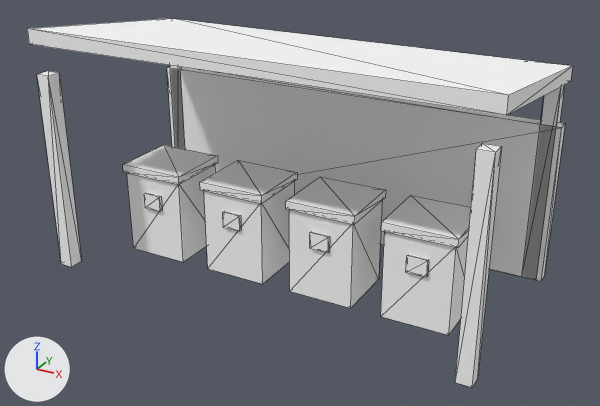
Before and after pictures for a commit that changed the glTF model godot/models/garbage_station.glb.
The view is the same before and after, from a 50 mm camera at (4.55, -8.22, 5.04) aimed at (0.13, -0.18, 1.01). The axes (+X, +Y, +Z) are drawn at lower left. The lights are the same throughout. The first picture is the older version. Mesh edges are drawn as thin lines. Vertices at exactly the same position are counted once.

In view in the first picture: 'back_screen', 'bin_0', 'bin_1', 'bin_2', 'bin_3', 'bin_lid_1', 'bin_lid_2', 'bin_lid_3', 'post_0_1', 'post_1_-1', 'post_1_1', 'shed_roof' and 6 more.
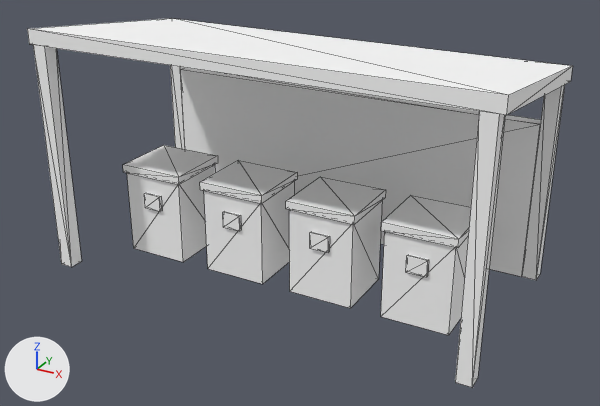
Location of each change, [x1, y1, x2, y2] in pixels of the pictures (600 x 406 px):
'back_screen', rescaled (9% narrower): before [167, 67, 565, 281]; after [180, 68, 541, 277]
'post_1_1', reshaped (6% wider, 13% taller): before [455, 143, 502, 387]; after [455, 111, 505, 387]
'post_0_1', reshaped (9% wider, 13% taller): before [37, 71, 82, 267]; after [33, 45, 82, 267]
'post_1_-1', unchanged, uncovered by the edit: [522, 85, 565, 280] in both

Diff of the bpy script that builds the scene:
```diff
--- a/godot/models/garbage_station.glb.py
+++ b/godot/models/garbage_station.glb.py
@@ me_back_screen @@
 # used by ob_back_screen; location = (0.0, 0.0, 0.0)
-me_back_screen.from_pydata(...)  # 8 vertices, 12 faces; spans x -2.8..2.8, y 1.17..1.35, z 0.0..2.0
+me_back_screen.from_pydata(...)  # 8 vertices, 12 faces; spans x -2.56..2.56, y 1.17..1.35, z 0.0..2.0
+# me_back_screen part 1: the whole mesh is scaled about its middle by (0.914, 1, 1)
 me_back_screen.materials.append(mat_wall_brick)
@@ me_post_0_1 @@
 # used by ob_post_0_1; location = (0.0, 0.0, 0.0)
-me_post_0_1.from_pydata(...)  # 8 vertices, 12 faces; spans x -2.74..-2.56, y -1.35..-1.17, z 0.0..2.5
+me_post_0_1.from_pydata(...)  # 8 vertices, 12 faces; spans x -2.74..-2.56, y -1.35..-1.17, z 0.0..2.85
+# me_post_0_1 part 2
+# 4 vertices are removed from x -2.74..-2.56, y -1.35..-1.17, z 2.5
+# 12 faces are deleted
+# 4 vertices are added at (-2.56, -1.17, 2.83), (-2.56, -1.35, 2.85), (-2.74, -1.35, 2.85), (-2.74, -1.17, 2.83)
+# 12 new faces join them
 me_post_0_1.materials.append(mat_metal_dark)
@@ me_post_1_1 @@
 # used by ob_post_1_1; location = (0.0, 0.0, 0.0)
-me_post_1_1.from_pydata(...)  # 8 vertices, 12 faces; spans x 2.56..2.74, y -1.35..-1.17, z 0.0..2.5
+me_post_1_1.from_pydata(...)  # 8 vertices, 12 faces; spans x 2.56..2.74, y -1.35..-1.17, z 0.0..2.85
+# me_post_1_1 part 3
+# 4 vertices are removed from x 2.56..2.74, y -1.35..-1.17, z 2.5
+# 12 faces are deleted
+# 4 vertices are added at (2.74, -1.17, 2.83), (2.74, -1.35, 2.85), (2.56, -1.35, 2.85), (2.56, -1.17, 2.83)
+# 12 new faces join them
 me_post_1_1.materials.append(mat_metal_dark)
```
